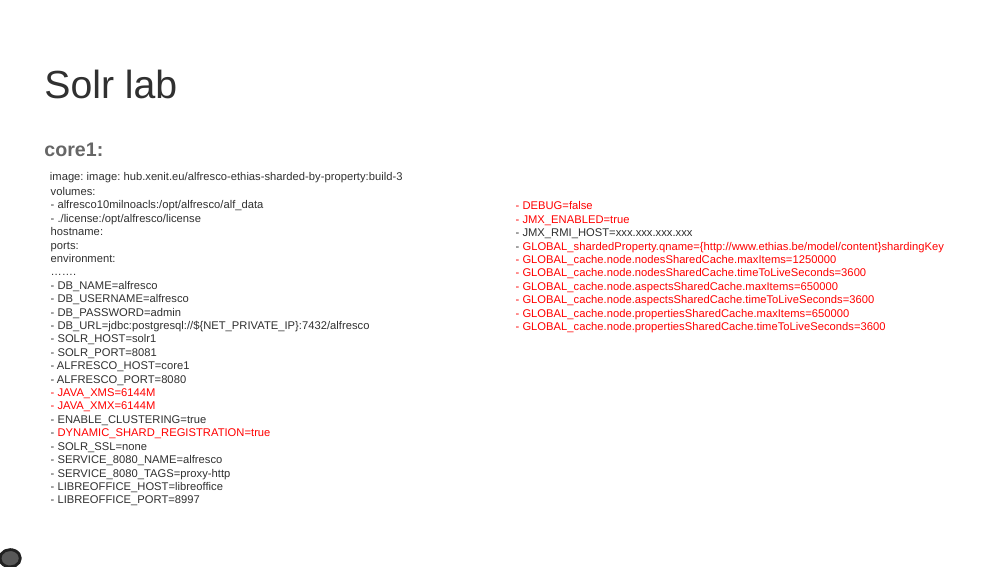
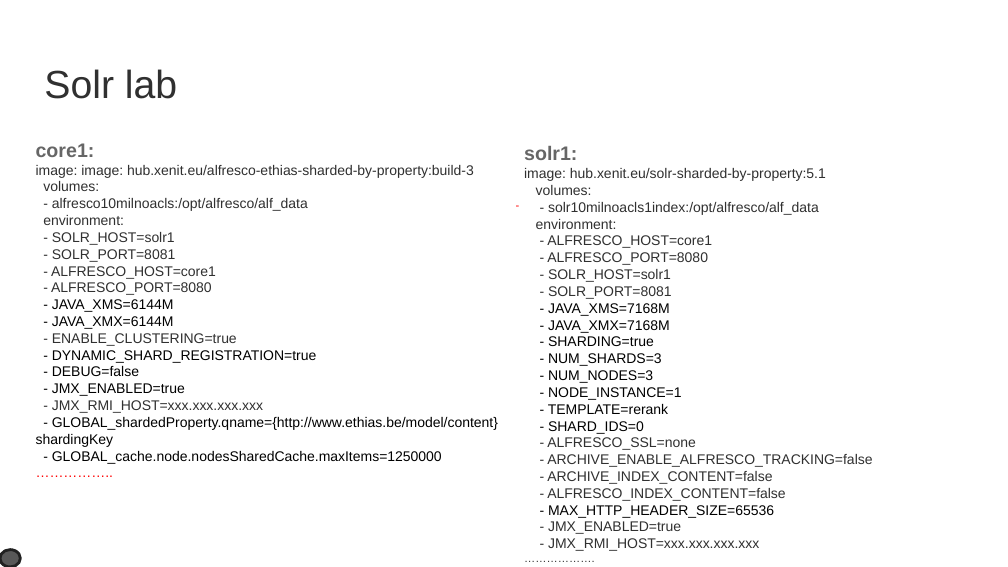
Before and after one commit to OrderOfTheBee/beecon, a slide deck: slide 9 of 2017/assets/files/L21/BeeCon2017.odp. Drawn at 1008x567 pixels with LibreOffice and Linux fonts; fonts in the diff are those of the drawing; background and template pictures are left out. Boxes give left, top, right and bottom in pixels: in the first picture for what was removed or moved away, otherwise in the second. Text is boxed around its words. In the diff, an @@ line names an element or a change of style, - is before the commit and + after.

Commit message:
Presentation updating

```diff
--- a/2017/assets/files/L21/BeeCon2017.odp
+++ b/2017/assets/files/L21/BeeCon2017.odp
@@ text at [36, 143, 498, 464]: text changed; size 8 to 10 pt @@
-core1:
-image: image: hub.xenit.eu/alfresco-ethias-sharded-by-property:build-3
-volumes:
-- alfresco10milnoacls:/opt/alfresco/alf_data
-- ./license:/opt/alfresco/license
-hostname:
-ports:
-environment:
-…….
-- DB_NAME=alfresco
-- DB_USERNAME=alfresco
-- DB_PASSWORD=admin
-- DB_URL=jdbc:postgresql://${NET_PRIVATE_IP}:7432/alfresco
-- SOLR_HOST=solr1
-- SOLR_PORT=8081
-- ALFRESCO_HOST=core1
-- ALFRESCO_PORT=8080
-- JAVA_XMS=6144M
-- JAVA_XMX=6144M
-- ENABLE_CLUSTERING=true
-- DYNAMIC_SHARD_REGISTRATION=true
-- SOLR_SSL=none
-- SERVICE_8080_NAME=alfresco
-- SERVICE_8080_TAGS=proxy-http
-- LIBREOFFICE_HOST=libreoffice
-- LIBREOFFICE_PORT=8997
+core1:
+image: image: hub.xenit.eu/alfresco-ethias-sharded-by-property:build-3
+volumes:
+- alfresco10milnoacls:/opt/alfresco/alf_data
+environment:
+- SOLR_HOST=solr1
+- SOLR_PORT=8081
+- ALFRESCO_HOST=core1
+- ALFRESCO_PORT=8080
+- JAVA_XMS=6144M
+- JAVA_XMX=6144M
+- ENABLE_CLUSTERING=true
+- DYNAMIC_SHARD_REGISTRATION=true
+- DEBUG=false
+- JMX_ENABLED=true
+- JMX_RMI_HOST=xxx.xxx.xxx.xxx
+- GLOBAL_shardedProperty.qname={http://www.ethias.be/model/content}shardingKey
+- GLOBAL_cache.node.nodesSharedCache.maxItems=1250000
+……………..
@@ text added at [516, 127, 975, 504], 8 pt, text #FF0000 @@
+-
@@ text added at [524, 146, 872, 551], 10 pt, text #303030 @@
+solr1:
+image: hub.xenit.eu/solr-sharded-by-property:5.1
+volumes:
+- solr10milnoacls1index:/opt/alfresco/alf_data
+environment:
+- ALFRESCO_HOST=core1
+- ALFRESCO_PORT=8080
+- SOLR_HOST=solr1
+- SOLR_PORT=8081
+- JAVA_XMS=7168M
+- JAVA_XMX=7168M
+- SHARDING=true
+- NUM_SHARDS=3
+- NUM_NODES=3
+- NODE_INSTANCE=1
+- TEMPLATE=rerank
+- SHARD_IDS=0
+- ALFRESCO_SSL=none
+- ARCHIVE_ENABLE_ALFRESCO_TRACKING=false
+- ARCHIVE_INDEX_CONTENT=false
+- ALFRESCO_INDEX_CONTENT=false
+- MAX_HTTP_HEADER_SIZE=65536
+- JMX_ENABLED=true
+- JMX_RMI_HOST=xxx.xxx.xxx.xxx
+……………….
@@ text removed at [523, 201, 944, 332] @@
-- DEBUG=false
-- JMX_ENABLED=true
-- JMX_RMI_HOST=xxx.xxx.xxx.xxx
-- GLOBAL_shardedProperty.qname={http://www.ethias.be/model/content}shardingKey
-- GLOBAL_cache.node.nodesSharedCache.maxItems=1250000
-- GLOBAL_cache.node.nodesSharedCache.timeToLiveSeconds=3600
-- GLOBAL_cache.node.aspectsSharedCache.maxItems=650000
-- GLOBAL_cache.node.aspectsSharedCache.timeToLiveSeconds=3600
-- GLOBAL_cache.node.propertiesSharedCache.maxItems=650000
-- GLOBAL_cache.node.propertiesSharedCache.timeToLiveSeconds=3600
```
Also in this commit, not shown: 7 other slides changed, 2 slides added, 2 slides removed, 15 other files.
